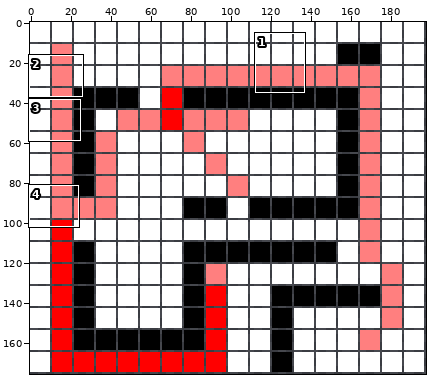
Sprite sheet -- agent 1/floor0.png. Above, an overview of the earlier version with the close-up marked.
Close-up. Before:
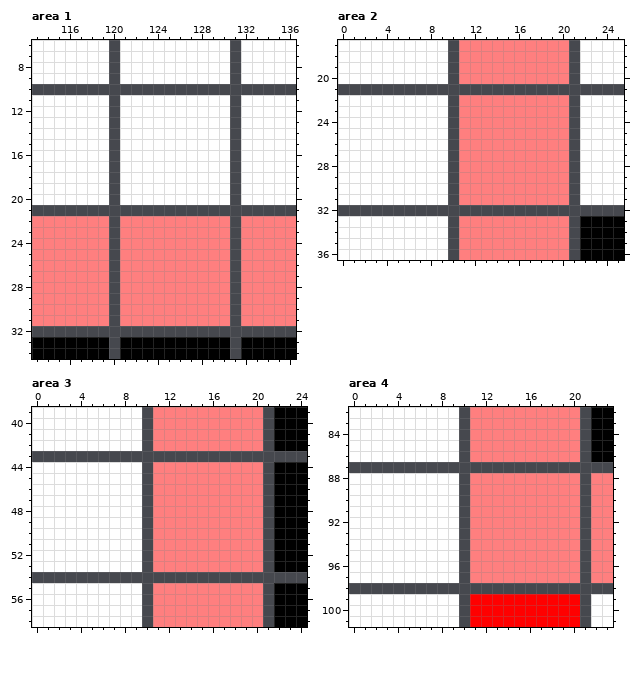
The file is 396x352 pixels, drawn in blocks of 2x2; one block is one cell here. Shown: area 1: x 113..136, y 6..34; area 2: x 0..25, y 17..36; area 3: x 0..24, y 39..58; area 4: x 0..23, y 82..101. The commit also changed other parts of the picture, which this record leaves out.
After the commit:
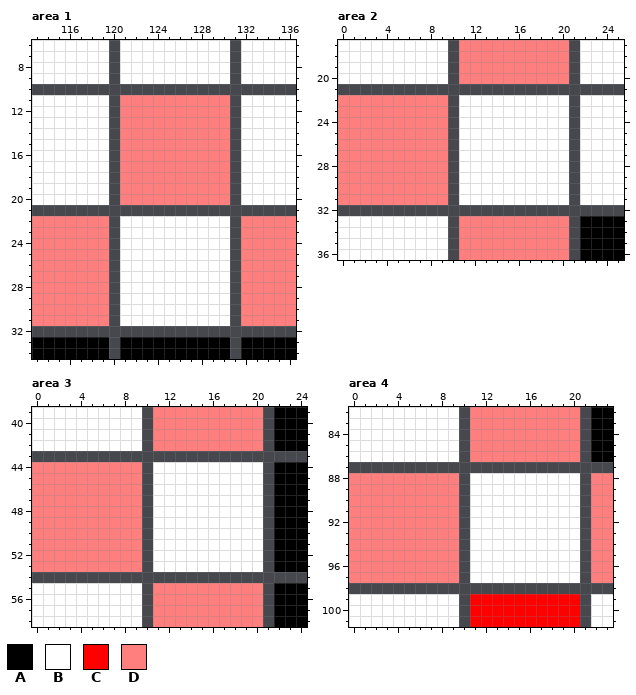
Palette (. is transparent): A #000000  B #ffffff  C #ff0000  D #ff7f7f
From old to new:
Area 1:
y 11..20: x 121..130 BBBBBBBBBB -> DDDDDDDDDD
y 22..31: x 121..130 DDDDDDDDDD -> BBBBBBBBBB
Area 2:
y 22..31: x 0..9 BBBBBBBBBB -> DDDDDDDDDD; x 11..20 DDDDDDDDDD -> BBBBBBBBBB
Area 3:
y 44..53: x 0..9 BBBBBBBBBB -> DDDDDDDDDD; x 11..20 DDDDDDDDDD -> BBBBBBBBBB
Area 4:
y 88..97: x 0..9 BBBBBBBBBB -> DDDDDDDDDD; x 11..20 DDDDDDDDDD -> BBBBBBBBBB
Boxes around the changes in both close-ups, in picture pixels (x1, y1, x2, y2):
changed: (120, 95, 230, 326)
changed: (338, 95, 569, 205)
changed: (32, 462, 263, 572)
changed: (349, 473, 580, 583)
